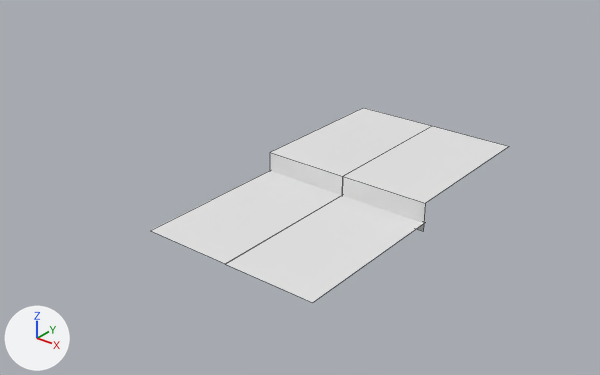
Two versions of the FBX model Assets/Art/3D/floor.fbx, one commit apart.
Rendered twice from a 50 mm camera at (112.8, -123.3, 86.8) aimed at (-11.9, 32.5, -9.8). The axes (+X, +Y, +Z) are drawn at lower left. The lights are the same throughout. Mesh edges are drawn as thin lines.

Objects in the first picture: 'Floor'.
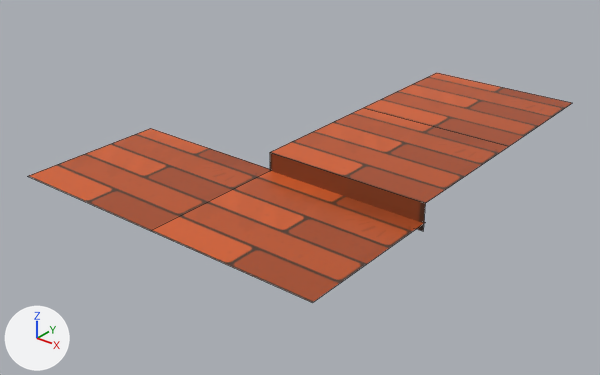
Where the newer file only moved an object's origin or applied its transform, the numbers keep the older frame.

Scene script edits in JSON lines:
```json
{"op": "add", "block": "img_floor_texture_png", "code": ["img_floor_texture_png = load_image('Floor_texture.png', 'Floor_texture.png', 512, 512, 'sRGB')"]}
{"op": "add", "block": "mat_floor_text", "code": ["mat_floor_text = bpy.data.materials.new('Floor_text')", "# uses the picture img_floor_texture_png"]}
{"block": "me_plane", "where": "# used by ob_floor; location = (11.1, 19.8, 1.6)"}
{"op": "remove", "block": "me_plane", "code": "me_plane.from_pydata(...)  # 20 vertices, 9 faces; spans x -22.2..22.2, y -40.1..40.2, z -3.6..3.4"}
{"op": "remove", "block": "me_plane", "code": "me_plane.materials.append(mat_wooden_floor)  # white #e7e7e7"}
{"op": "add", "block": "me_plane", "code": "me_plane.from_pydata(...)  # 18 vertices, 5 faces; spans x -66.7..22.2, y -40.1..80.7, z -3.6..3.4"}
{"block": "me_plane", "change": "me_plane part 1"}
{"block": "me_plane", "change": "10 vertices are removed from x 0.0, y -40.1..40.2, z -3.6..3.4"}
{"block": "me_plane", "change": "9 faces are deleted"}
{"block": "me_plane", "change": "8 vertices are added at x -66.7..22.2, y -40.1..80.7, z -1.6..3.4"}
{"block": "me_plane", "change": "5 new faces join them"}
{"op": "add", "block": "me_plane", "code": "me_plane.materials.append(mat_floor_text)"}
```

Boxes [x1, y1, x2, y2] around the edits, measured in the pictures (600 x 375 px):
```json
{"object": "Floor", "change": "reshaped", "before": [150, 108, 509, 303], "after": [28, 73, 572, 303], "on screen": "51% wider, 18% taller"}
```
